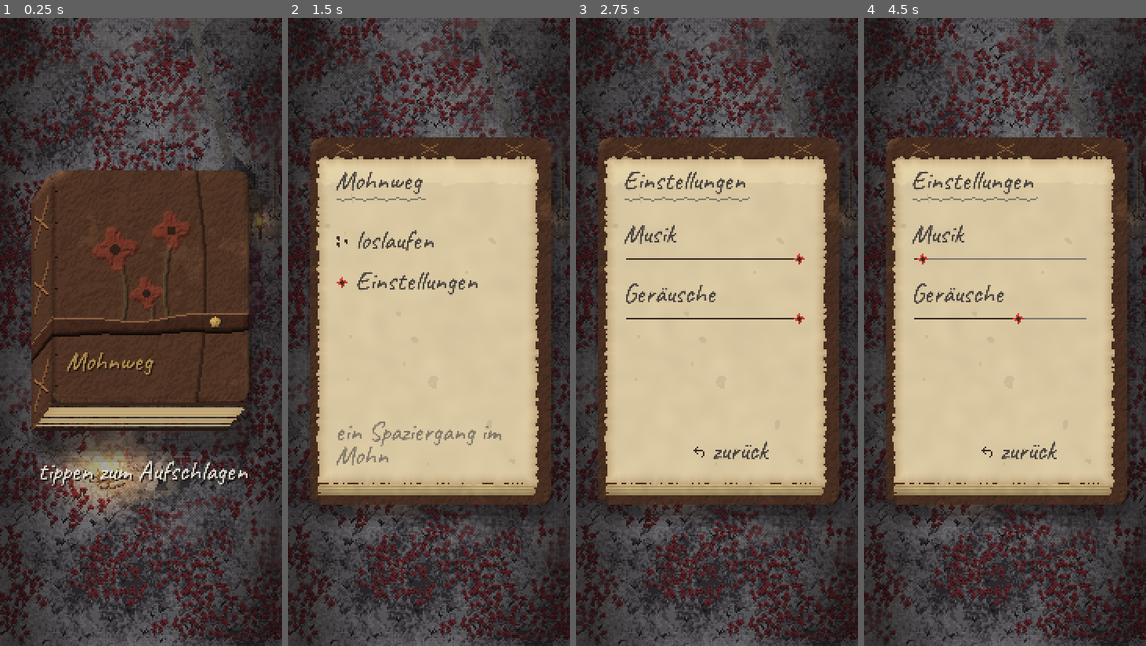
Above: before the commit, frames 1-4 (left to right).
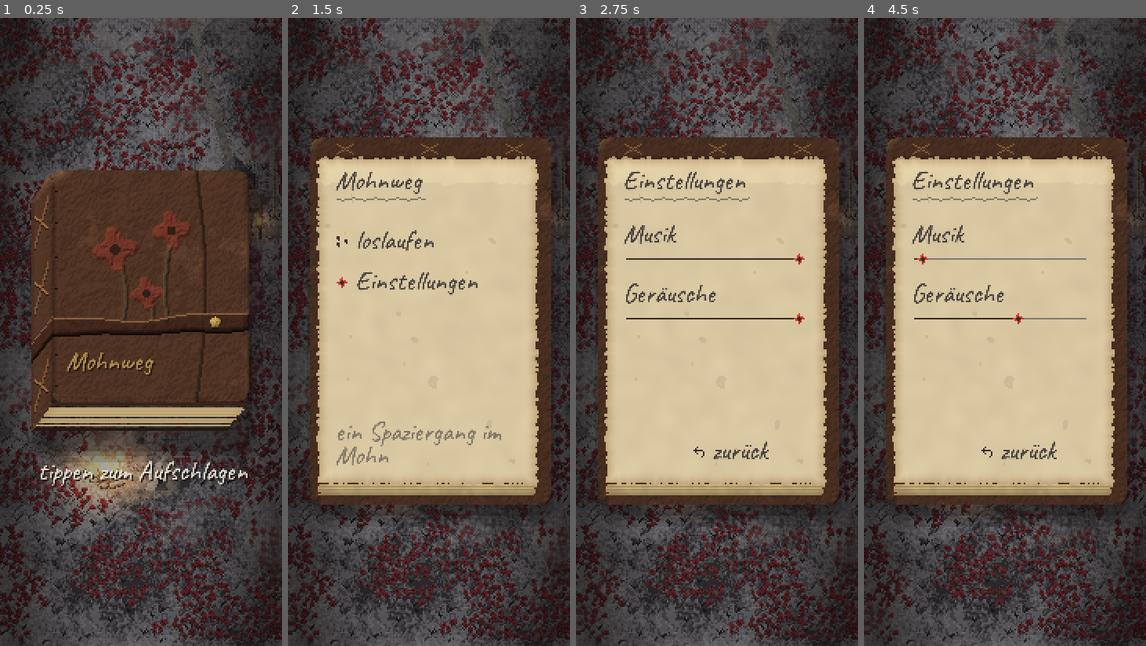
Above: after the commit, the same moments.

Repository: Phioster/akahana
Game: Godot game, scene res://scenes/main.tscn
Same seed, same stepped clock (60 frames per second), same inputs: the game is played once before the commit and once after it.
Inputs (mouse positions are in pixels of both pictures, inside the frame that each line leads up to):
- Up to frame 1 (0.25 s): no input
- Up to frame 2 (1.5 s): move the mouse to (491, 300) at 0.52 s; click (491, 300) at 0.67 s; drag from (426, 237) to (414, 457) at 1.27 s
- Up to frame 3 (2.75 s): move the mouse to (714, 281) at 2.02 s; click (714, 281) at 2.17 s
- Up to frame 4 (4.5 s): drag from (999, 256) to (920, 237) at 2.77 s; drag from (999, 319) to (1019, 332) at 3.52 s; drag from (1036, 451) to (962, 175) at 4.27 s

The runs differ from the first frame. In frame 1, 4.7% of the frame differs, in the area x 0-100%, y 0-99%; in frame 2, 4.1%; in frame 3, 3.3%; in frame 4, 3.7%.

Commit message:
Wind: Variante B, kräftigere Böen

Diff:
--- a/shaders/flowers.gdshader
+++ b/shaders/flowers.gdshader
@@ -32,10 +32,10 @@
 	vec2 p = floor(UV * tex_size);
 	float ph = 6.2831853 * TIME / 8.0;
 	// gusts are drifting patches of noise, not bands: straight waves read as lines laid over the field
-	vec2 q = vec2(p.x / 70.0 - 0.035 * TIME, p.y / 45.0 - 0.06 * TIME);
+	vec2 q = vec2(p.x / 70.0 - 0.0455 * TIME, p.y / 45.0 - 0.078 * TIME);
 	float n = vnoise(q) * 0.65 + vnoise(q * 2.3 + vec2(17.0, 5.0)) * 0.35;
-	float g = smoothstep(0.5, 0.85, n);
-	float w = 1.6 * g + 0.35 * sin(3.0 * ph + 6.2832 * vnoise(p / 23.0 + vec2(3.1, 8.7)));
+	float g = smoothstep(0.42, 0.8, n);
+	float w = 2.6 * g + 0.5 * sin(3.0 * ph + 6.2832 * vnoise(p / 23.0 + vec2(3.1, 8.7)));
 	float dx = floor(w + 0.5);
 
 	float best = 0.0;
